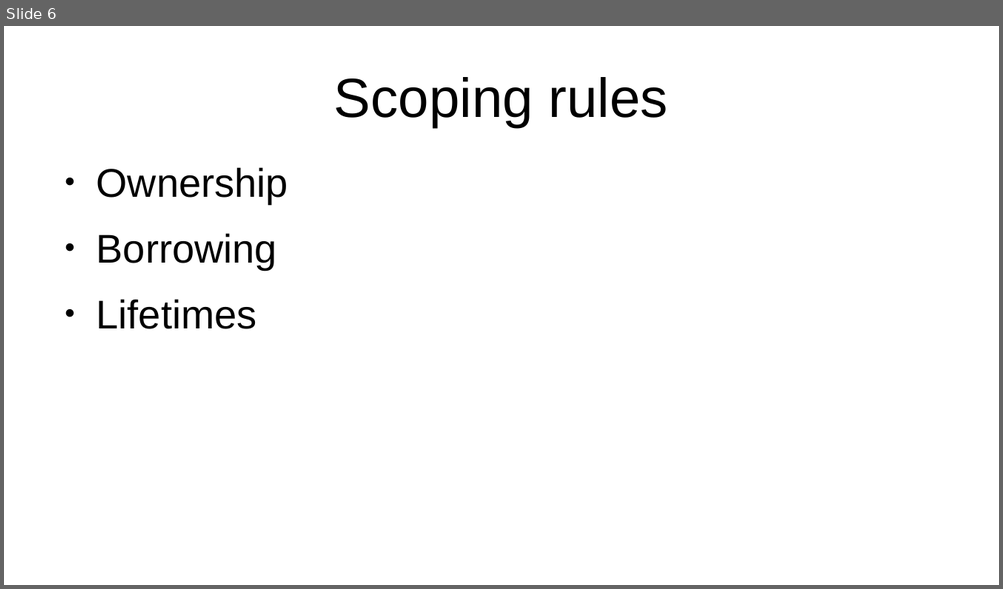
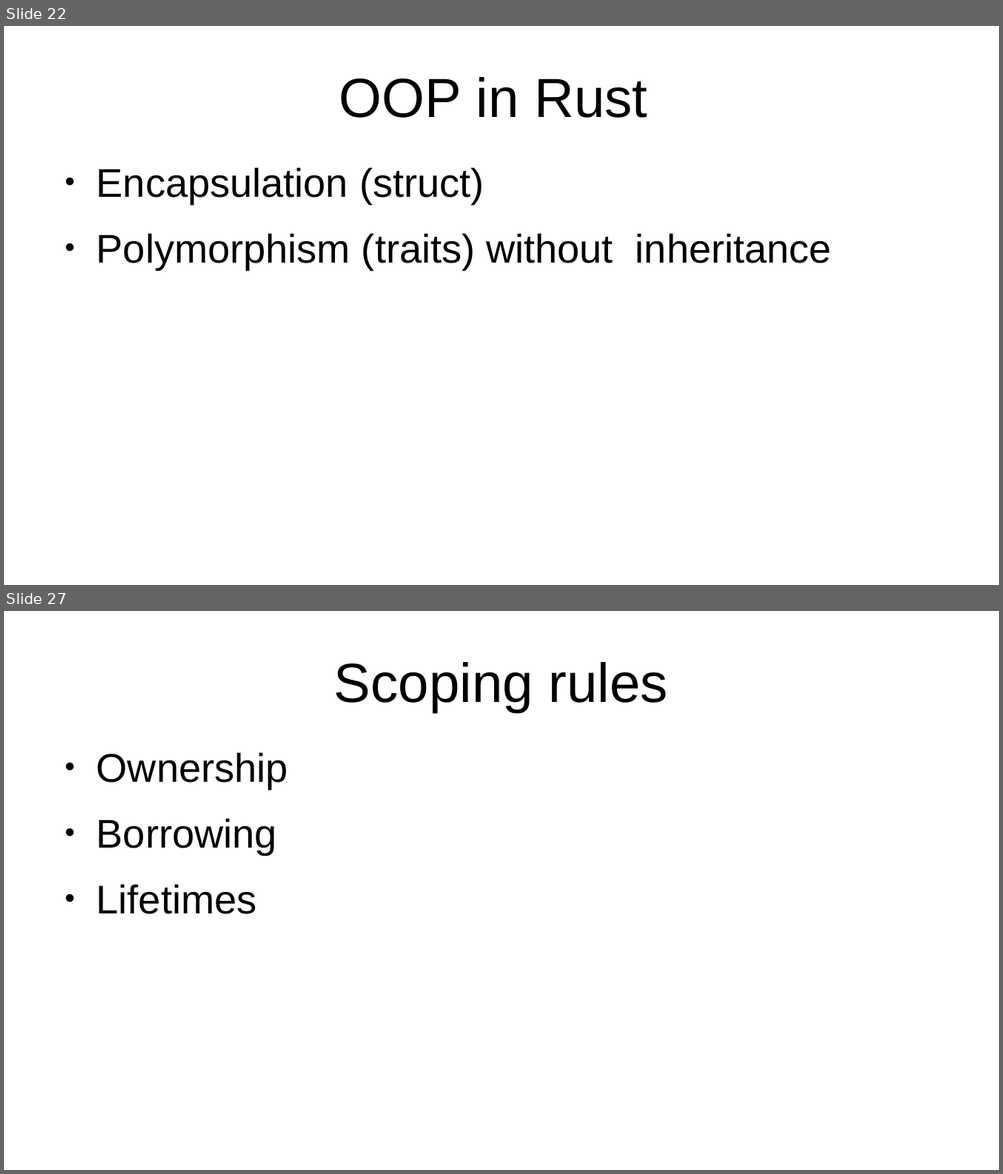
Before and after one commit to bmalecki/rust-getting-started, a slide deck: Rust-presentation.odp. Shown one above the other, each under a label of ours: slide 6 before the commit, slides 22 and 27 after it; the slides between them are not shown. The pictures are 1003x589 and 1003x1174 pixels, drawn with LibreOffice and Linux fonts; fonts in the diff are those of the drawing. Boxes give left, top, right and bottom in pixels: in the first picture for what was removed or moved away, otherwise in the second. Text is boxed around its words. In the diff, an @@ line names an element or a change of style, - is before the commit and + after.

```diff
--- a/Rust-presentation.odp
+++ b/Rust-presentation.odp
@@ slide 22 added at (4,26,999,585), background #FFFFFF @@
@@ title added at (339,77,647,118), 44 pt, text #000000 @@
+OOP in Rust
@@ text added at (96,167,831,269), 32 pt, text #000000 @@
+● Encapsulation (struct)
+● Polymorphism (traits) without inheritance
@@ what was slide 6 is now slide 27 @@
```
Also in this commit, not shown: 5 slides changed, 35 other slides added, 1 slide removed, 12 other files.
